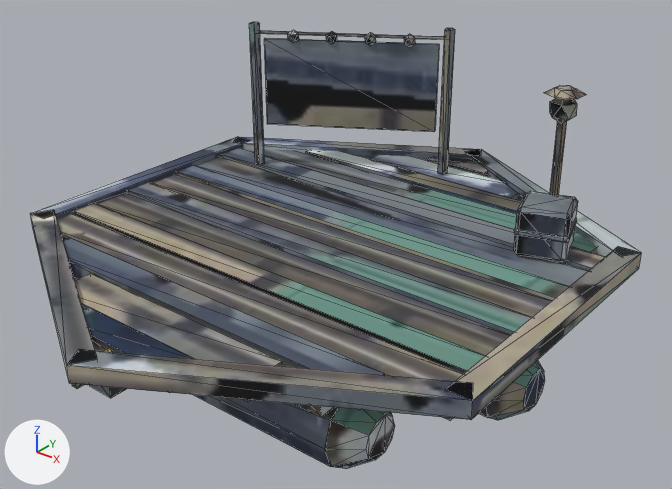
Two versions of the glTF model client/public/city/raft-b-age20.glb, one commit apart.
Camera for both pictures: a camera (50 mm lens) standing at (1.611, -1.948, 1.564) and looking at (0.057, -0.006, 0.36). The lights are fixed; the arrows at lower left show +X, +Y and +Z. The older version comes first. Mesh edges are drawn as thin lines. Where no turn or scale is listed for an object, it has been applied to the vertices. Vertices at exactly the same position are counted once.

The first picture shows 'raft-b-age20'.
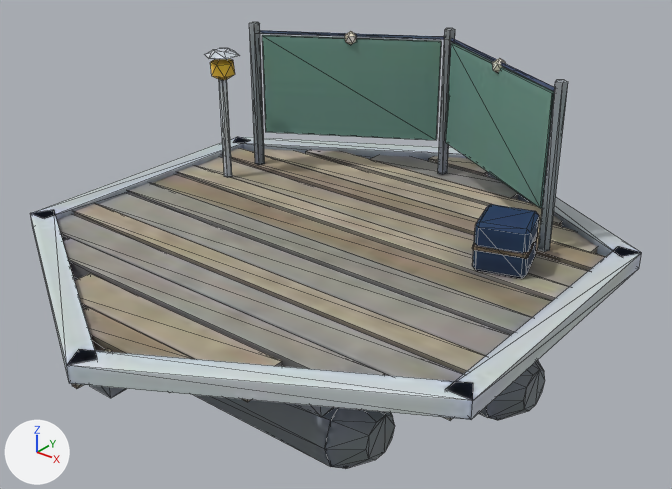
Where the change shows, as pixel boxes [x1, y1, x2, y2] in the pictures (672 x 489 px; the box of a moved part takes in the faces that stretch with it):
part 1 of me_raft_b_age20, added
    after: [538, 80, 568, 252]
part 2 of me_raft_b_age20, moved or reshaped
    before: [264, 38, 439, 132]
    after: [446, 43, 554, 208]
part 3 of me_raft_b_age20, moved or reshaped
    before: [514, 191, 578, 262]
    after: [472, 204, 539, 279]
part 4 of me_raft_b_age20, moved or reshaped
    before: [514, 218, 577, 243]
    after: [472, 233, 538, 259]
part 5 of me_raft_b_age20, moved or reshaped
    before: [550, 121, 567, 195]
    after: [219, 79, 232, 177]
part 6 of me_raft_b_age20, moved or reshaped
    before: [550, 98, 577, 122]
    after: [210, 59, 235, 80]
part 7 of me_raft_b_age20, moved or reshaped
    before: [544, 85, 587, 99]
    after: [204, 48, 240, 59]
part 8 of me_raft_b_age20, deleted
    before: [365, 32, 376, 45]
part 9 of me_raft_b_age20, moved or reshaped
    before: [287, 30, 415, 46]
    after: [262, 31, 555, 140]
part 10 of me_raft_b_age20, surface changed (lighter)
    both: [31, 22, 641, 469]

What changed in the scene script:
```text
Change me_raft_b_age20:
    used by ob_raft_b_age20; location = (0.0, 0.0, 0.443)
    remove me_raft_b_age20.from_pydata(...)  # 478 vertices, 891 faces; spans x -0.8..0.8, y -0.92..0.92, z -0.43..0.43
    add me_raft_b_age20.from_pydata(...)  # 477 vertices, 887 faces; spans x -0.8..0.8, y -0.92..0.92, z -0.43..0.43
    me_raft_b_age20 part 1: a new loose piece, a 5-sided cylinder along z spanning x 0.543..0.577, y 0.315..0.348, z -0.073..0.427, in mat_baked (picture img_image_0)
    me_raft_b_age20 part 2: the loose piece of 8 vertices spanning x -0.54..-0.02, y 0.34..0.65, z 0.08..0.38 is scaled about its middle by (1.02, -1.02, 1.13), then moved by (0.56, 0.0, -0.01)
    me_raft_b_age20 part 3: the loose piece of 24 vertices spanning x 0.47..0.65, y 0.24..0.42, z -0.07..0.08 is moved by (-0.04, -0.16, 0.0)
    me_raft_b_age20 part 4: the loose piece of 24 vertices spanning x 0.47..0.65, y 0.24..0.42, z -0.01..0.01 is moved by (-0.04, -0.16, 0.0)
    me_raft_b_age20 part 5: the loose piece of 10 vertices spanning x 0.5..0.52, y 0.46..0.48, z -0.07..0.29 is moved by (-1.07, -0.3, 0.0)
    me_raft_b_age20 part 6: the loose piece of 12 vertices spanning x 0.47..0.55, y 0.43..0.51, z 0.26..0.35 is moved by (-1.07, -0.3, 0.0)
    me_raft_b_age20 part 7: the loose piece of 12 vertices spanning x 0.46..0.56, y 0.41..0.53, z 0.35..0.37 is moved by (-1.07, -0.3, 0.0)
    me_raft_b_age20 part 8: the loose piece of 12 vertices spanning x -0.24..-0.2, y 0.51..0.55, z 0.37..0.41 is deleted
    me_raft_b_age20 part 9
    10 vertices are removed from x -0.45..-0.11, y 0.38..0.59, z 0.37..0.41
    44 faces are deleted
    26 vertices move from x -0.47..-0.09, y 0.38..0.61, z 0.37..0.4 to x -0.54..0.3, y 0.35..0.65, z 0.05..0.41
    11 vertices are added at x -0.54..0.56, y 0.33..0.66, z 0.05..0.4
    44 new faces join them
    me_raft_b_age20 part 10: 666 kept faces spanning x -0.8..0.8, y -0.92..0.92, z -0.43..0.43 get new texture (UV) coordinates
```
